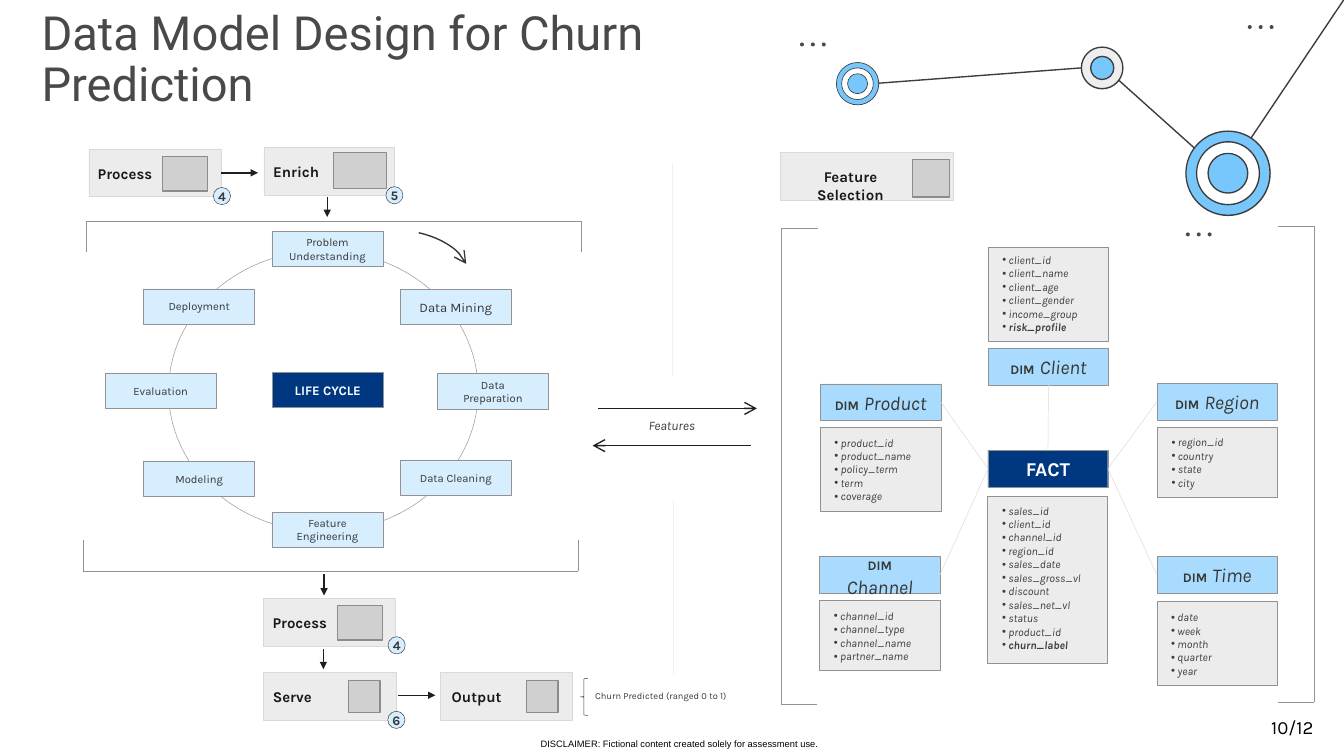
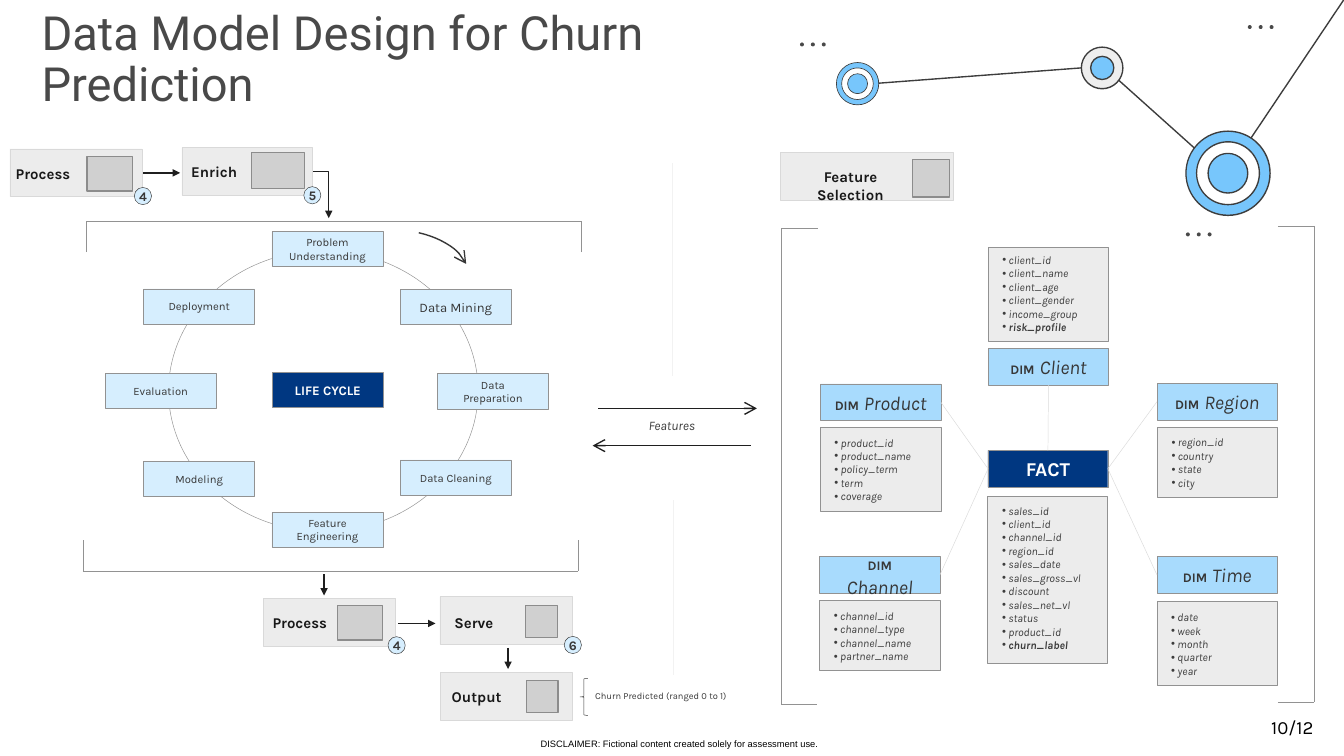
Before and after one commit to Nesk95/Allianz_BusinessCase, a slide deck: slide 10 of Allianz Business Case - Presentation.pptx. Drawn at 1344x756 pixels with LibreOffice and Linux fonts; fonts in the diff are those of the drawing; grey boxes stand for pictures; background and template pictures are left out. Boxes give left, top, right and bottom in pixels: in the first picture for what was removed or moved away, otherwise in the second. Text is boxed around its words. In the diff, an @@ line names an element or a change of style, - is before the commit and + after.

```diff
--- a/Allianz Business Case - Presentation.pptx
+++ b/Allianz Business Case - Presentation.pptx
@@ 2 ellipses, 2 texts, 2 rectangles, 1 picture, 1 arrow: place and size @@
-2 ellipses, 2 texts, 2 rectangles, 1 picture, 1 arrow at (89,148,403,204)
+2 ellipses, 2 texts, 2 rectangles, 1 picture, 1 arrow at (9,148,321,204)
@@ picture: place and size @@
-picture at (163,156,208,191)
+picture at (87,156,133,191)
@@ elbow arrow added from (308, 172) to (329, 218), #1E1E1E 0.75 pt @@
@@ arrow removed from (327, 198) to (327, 216) @@
@@ rectangle: place and size @@
-rectangle at (263,672,395,720)
+rectangle at (439,597,571,645)
@@ arrow moved from (398, 695) - (435, 695) to (398, 624) - (435, 624) @@
@@ text "Serve": place and size @@
-text "Serve" at (273,692,312,702)
+text "Serve" at (454,618,493,628)
@@ picture: place and size @@
-picture at (348,680,380,712)
+picture at (526,606,558,638)
@@ arrow moved from (324, 649) - (324, 669) to (508, 648) - (508, 669) @@
@@ ellipse "6": place and size @@
-ellipse "6" at (388,711,406,728)
+ellipse "6" at (564,637,582,655)
```
Also in this commit, not shown: 1 other slide changed.
